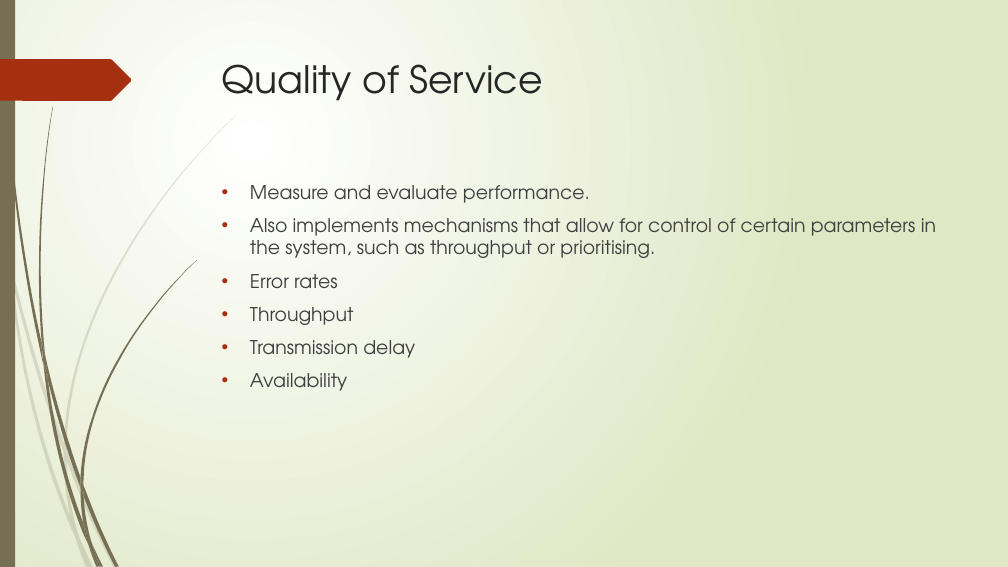
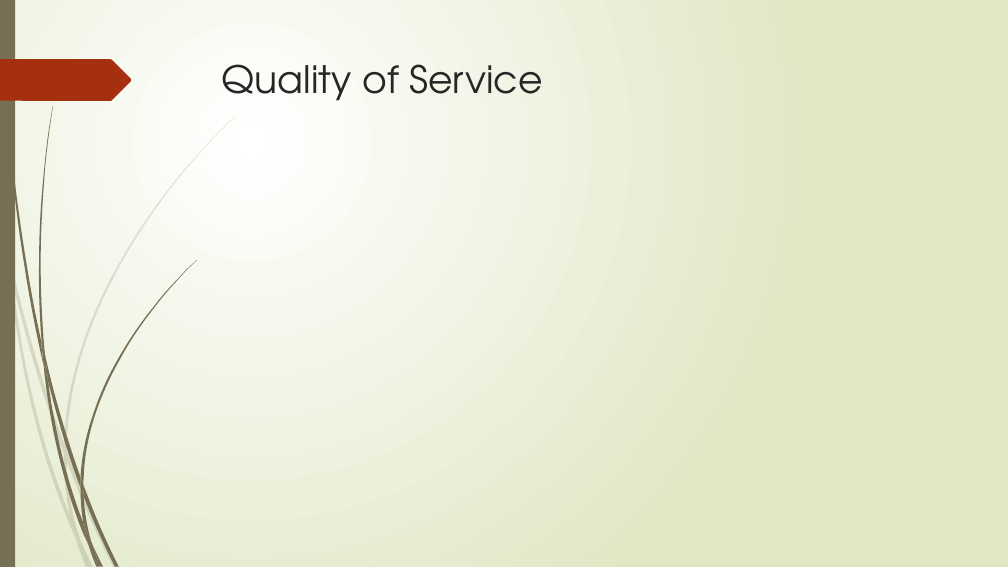
Before and after one commit to jrgouws/Research-Project, a slide deck: slide 10 of Prac2/Part 2/Presentation.pptx (slide 8 before the commit). Drawn at 1008x567 pixels with LibreOffice and Linux fonts; fonts in the diff are those of the drawing. Boxes give left, top, right and bottom in pixels: in the first picture for what was removed or moved away, otherwise in the second. Text is boxed around its words. In the diff, an @@ line names an element or a change of style, - is before the commit and + after.

```diff
--- a/Prac2/Part 2/Presentation.pptx
+++ b/Prac2/Part 2/Presentation.pptx
@@ text removed at [250, 185, 936, 391] @@
-• Measure and evaluate performance.
-• Also implements mechanisms that allow for control of certain parameters in the system, such as throughput or prioritising.
-• Error rates
-• Throughput
-• Transmission delay
-• Availability
```
Also in this commit, not shown: 2 other slides changed, 5 slides added, 3 slides removed, 3 other files.
